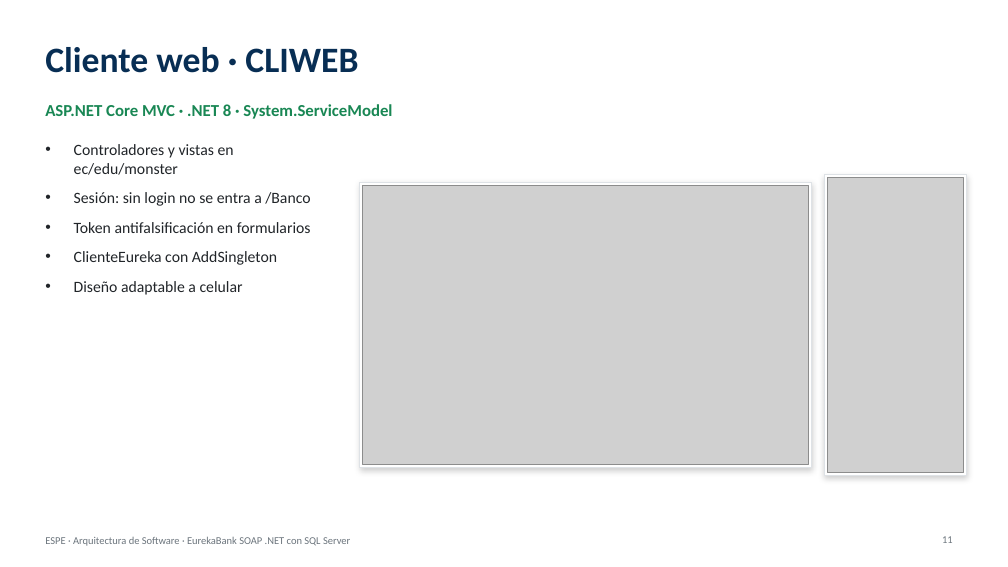
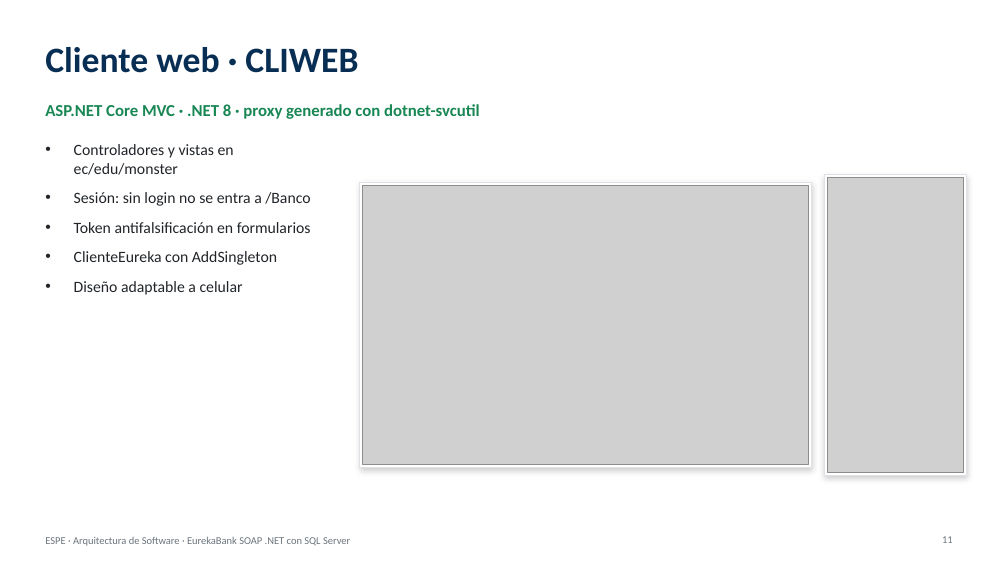
Before and after one commit to jsmasapanta/T2.1.2-PAO202651_SOAP_DOTNET_BDD_NRC36884_GR01, a slide deck: slide 11 of 05. DOCUMENTACIÓN/MANUAL_EUREKABANK_SOAP_DOTNET_BDD_GR01.pptx. Drawn at 1008x567 pixels with LibreOffice and Linux fonts; fonts in the diff are those of the drawing; grey boxes stand for pictures. Boxes give left, top, right and bottom in pixels: in the first picture for what was removed or moved away, otherwise in the second. Text is boxed around its words. In the diff, an @@ line names an element or a change of style, - is before the commit and + after.

Commit message:
Clientes solo de presentacion: datos y contrato desde el WSDL, reglas en el servidor
- Consola y escritorio: proxy WSEurekaReference.cs generado con SvcUtil; web y movil con dotnet-svcutil.
  Se eliminan las copias a mano del contrato (IWSEureka) y de los modelos (Empleado, Cuenta, Movimiento).
- Los clientes ya no validan reglas del banco (8 digitos, importe, cuentas distintas): solo campos vacios
  y que el importe sea numero; el resto lo valida el servidor y se muestra su mensaje.
- Movil: ChannelFactory<WSEureka> con System.ServiceModel.Http en lugar del sobre SOAP armado a mano.
- README, LEEME, diagrama de clases de clientes, ERS, manual y presentacion actualizados; manual incluye el ASMX.

```diff
--- a/05. DOCUMENTACIÓN/MANUAL_EUREKABANK_SOAP_DOTNET_BDD_GR01.pptx
+++ b/05. DOCUMENTACIÓN/MANUAL_EUREKABANK_SOAP_DOTNET_BDD_GR01.pptx
@@ text at [45, 104, 480, 119]: text changed @@
-ASP.NET Core MVC · .NET 8 · System.ServiceModel
+ASP.NET Core MVC · .NET 8 · proxy generado con dotnet-svcutil
```
Also in this commit, not shown: 3 other slides changed, 45 other files.
